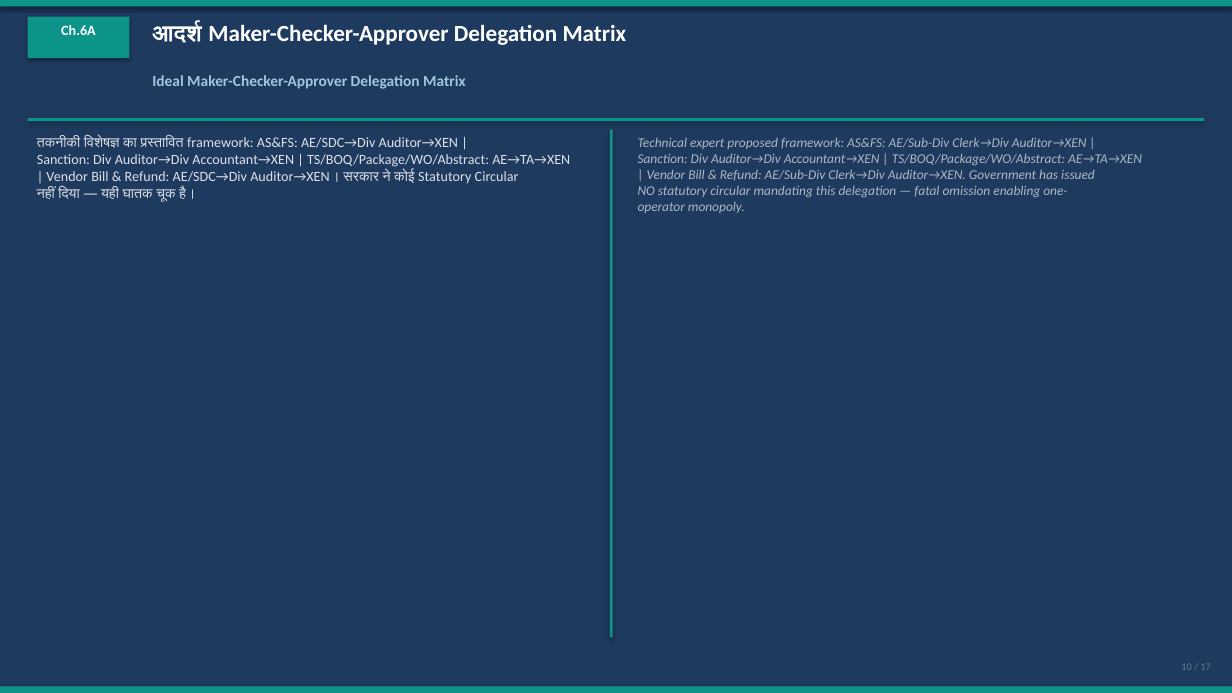
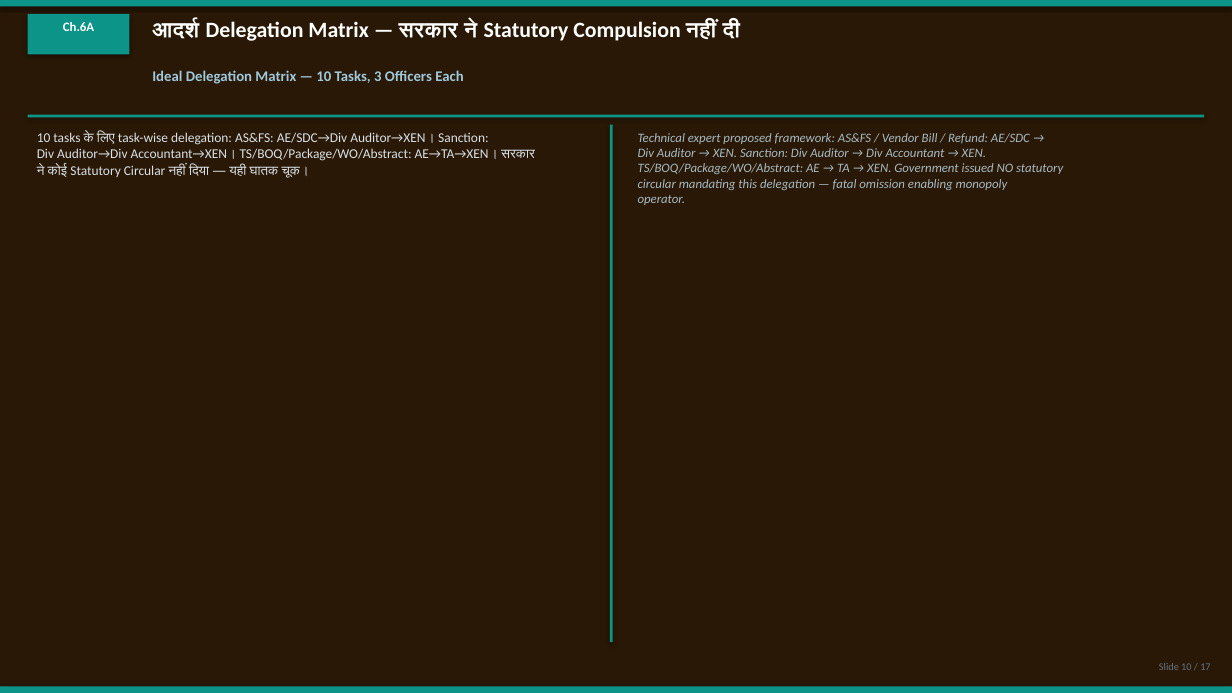
Before and after one commit to CRAJKUMARSINGH/News-Article-Elaborator, a slide deck: slide 10 of artifacts/rajasthan-ifms-crisis/IFMS-Rajasthan-Investigation.pptx. Drawn at 1232x693 pixels with LibreOffice and Linux fonts; fonts in the diff are those of the drawing. Boxes give left, top, right and bottom in pixels: in the first picture for what was removed or moved away, otherwise in the second. Text is boxed around its words. In the diff, an @@ line names an element or a change of style, - is before the commit and + after.

```diff
--- a/artifacts/rajasthan-ifms-crisis/IFMS-Rajasthan-Investigation.pptx
+++ b/artifacts/rajasthan-ifms-crisis/IFMS-Rajasthan-Investigation.pptx
@@ background #1E3A5F to #281805 @@
@@ text "Ch.6A" at [63, 22, 94, 31]: size 11 to 10 pt @@
@@ text at [152, 20, 741, 41]: text changed; size 18 to 17 pt @@
-आदर्श Maker-Checker-Approver Delegation Matrix
+आदर्श Delegation Matrix — सरकार ने Statutory Compulsion नहीं दी
@@ text at [152, 70, 463, 84]: text changed; size 12 to 11.5 pt @@
-Ideal Maker-Checker-Approver Delegation Matrix
+Ideal Delegation Matrix — 10 Tasks, 3 Officers Each
@@ rectangle: place and size @@
-rectangle at [28, 118, 1204, 121]
+rectangle at [28, 115, 1204, 117]
@@ text at [37, 132, 535, 178]: text changed; size 11 to 10.5 pt; text colour #DCE1E6 to #DAE0E6 @@
-तकनीकी विशेषज्ञ का प्रस्तावित framework: AS&FS: AE/SDC→Div Auditor→XEN |
-Sanction: Div Auditor→Div Accountant→XEN | TS/BOQ/Package/WO/Abstract: AE→TA→XEN
-| Vendor Bill & Refund: AE/SDC→Div Auditor→XEN। सरकार ने कोई Statutory Circular
-नहीं दिया — यही घातक चूक है।
+10 tasks के लिए task-wise delegation: AS&FS: AE/SDC→Div Auditor→XEN। Sanction:
+Div Auditor→Div Accountant→XEN। TS/BOQ/Package/WO/Abstract: AE→TA→XEN। सरकार
+ने कोई Statutory Circular नहीं दिया — यही घातक चूक।
@@ rectangle: place and size @@
-rectangle at [610, 129, 613, 638]
+rectangle at [610, 125, 613, 642]
@@ text at [638, 133, 1063, 205]: text changed; size 10.5 to 10 pt; text colour #AAB9C3 to #A8B9C3 @@
-Technical expert proposed framework: AS&FS: AE/Sub-Div Clerk→Div Auditor→XEN |
-Sanction: Div Auditor→Div Accountant→XEN | TS/BOQ/Package/WO/Abstract: AE→TA→XEN
-| Vendor Bill & Refund: AE/Sub-Div Clerk→Div Auditor→XEN. Government has issued
-NO statutory circular mandating this delegation — fatal omission enabling one-
-operator monopoly.
+Technical expert proposed framework: AS&FS / Vendor Bill / Refund: AE/SDC →
+Div Auditor → XEN. Sanction: Div Auditor → Div Accountant → XEN.
+TS/BOQ/Package/WO/Abstract: AE → TA → XEN. Government issued NO statutory
+circular mandating this delegation — fatal omission enabling monopoly
+operator.
@@ text at [1159, 663, 1210, 670]: text changed; text colour #64788C to #647382 @@
-10 / 17
+Slide 10 / 17
```
Also in this commit, not shown: 17 other slides changed, 6 other files.
